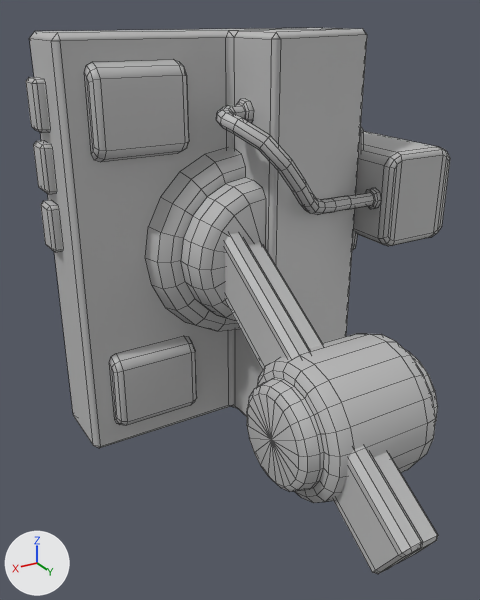
The FBX model Assets/Art/Meshes/RobotParts/sm_robot_part_head_02.fbx as it was, and as the next commit left it.
Both versions are drawn from a 50 mm lens placed at (0.171, 0.341, 1.916), pointed at (0.009, 0.07, 1.781). The lights are fixed; the arrows at lower left show +X, +Y and +Z. Mesh edges are drawn as thin lines. Where no turn or scale is listed for an object, it has been applied to the vertices.

In view in the first picture: 'head_02'.
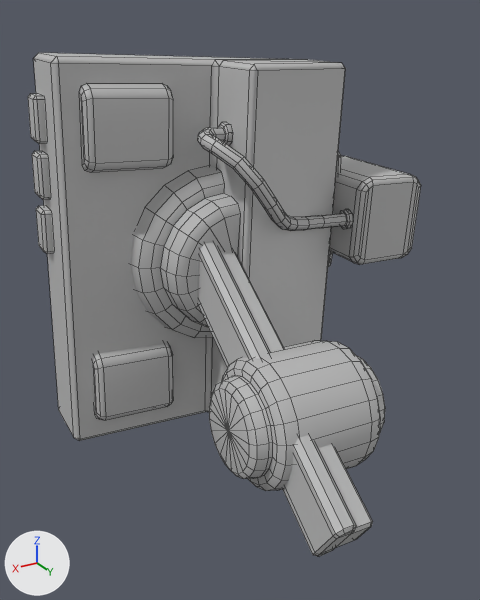
Pixel boxes (x1, y1, x2, y2) of what changed, in the pictures (480 x 600 px; the box of a moved part takes in the faces that stretch with it):
'head_02', reshaped (7% narrower, 8% shorter)
    before: (26, 28, 450, 574)
    after: (28, 53, 421, 556)
part 1 of me_mesh, moved or reshaped
    before: (247, 334, 438, 503)
    after: (209, 340, 385, 491)
part 2 of me_mesh, moved or reshaped
    before: (224, 233, 438, 574)
    after: (198, 242, 373, 556)
part 3 of me_mesh, moved or reshaped
    before: (352, 231, 357, 251)
    after: (328, 250, 333, 267)
part 4 of me_mesh, moved or reshaped
    before: (353, 131, 450, 246)
    after: (329, 156, 421, 265)
part 5 of me_mesh, moved or reshaped
    before: (359, 127, 364, 153)
    after: (336, 151, 341, 176)
part 6 of me_mesh, moved or reshaped
    before: (30, 28, 367, 448)
    after: (33, 53, 346, 441)
part 7 of me_mesh, moved or reshaped
    before: (216, 99, 382, 215)
    after: (198, 122, 353, 231)
part 8 of me_mesh, moved or reshaped
    before: (85, 59, 189, 162)
    after: (79, 83, 173, 173)
part 9 of me_mesh, moved or reshaped
    before: (110, 336, 197, 426)
    after: (92, 343, 173, 421)
part 10 of me_mesh, moved or reshaped
    before: (41, 200, 62, 252)
    after: (36, 205, 54, 254)
part 11 of me_mesh, moved or reshaped
    before: (33, 141, 56, 194)
    after: (32, 151, 50, 200)
part 12 of me_mesh, moved or reshaped
    before: (26, 77, 49, 133)
    after: (28, 93, 46, 144)
part 13 of me_mesh, moved or reshaped
    before: (145, 148, 266, 331)
    after: (131, 166, 241, 338)

Diff of the bpy script that builds the scene:
```diff
--- a/Assets/Art/Meshes/RobotParts/sm_robot_part_head_02.fbx.py
+++ b/Assets/Art/Meshes/RobotParts/sm_robot_part_head_02.fbx.py
@@ me_mesh @@
-me_mesh.from_pydata(...)  # 1009 vertices, 964 faces; spans x -0.139..0.089, y -0.113..0.111, z -0.051..0.161
+me_mesh.from_pydata(...)  # 1009 vertices, 964 faces; spans x -0.144..0.086, y -0.138..0.082, z -0.072..0.15
+# me_mesh part 1: the loose piece of 282 vertices spanning x -0.04..0.037, y 0.01..0.077, z -0.033..0.033 is multiplied about its middle by the matrix ((0.998, 0.039, -0.053), (-0.042, 0.997, -0.033), (0.048, 0.029, 0.979)), then moved by (0.004, -0.029, -0.014)
+# me_mesh part 2: the loose piece of 48 vertices spanning x -0.001..0.022, y -0.053..0.111, z -0.04..0.08 is multiplied about its middle by the matrix ((0.993, 0.041, -0.047), (-0.041, 0.994, -0.018), (0.046, 0.02, 0.994)), then moved by (0.002, -0.029, -0.013)
+# me_mesh part 3: the loose piece of 24 vertices spanning x -0.096..-0.089, y -0.092..-0.059, z 0.029..0.049 is multiplied about its middle by the matrix ((0.998, 0.036, -0.045), (-0.036, 0.999, 0.0), (0.045, 0.002, 0.999)), then moved by (-0.002, -0.025, -0.02)
+# me_mesh part 4: the loose piece of 72 vertices spanning x -0.139..-0.089, y -0.106..-0.031, z 0.042..0.097 is multiplied about its middle by the matrix ((0.998, 0.036, -0.047), (-0.036, 0.999, 0.003), (0.047, -0.001, 0.999)), then moved by (-0.003, -0.025, -0.02)
+# me_mesh part 5: the loose piece of 24 vertices spanning x -0.096..-0.089, y -0.092..-0.059, z 0.089..0.11 is moved by (-0.005, -0.025, -0.019)
+# me_mesh part 6: the loose piece of 66 vertices spanning x -0.089..0.084, y -0.096..-0.018, z -0.051..0.161 is multiplied about its middle by the matrix ((0.998, 0.037, -0.047), (-0.038, 1.01, -0.005), (0.049, 0.005, 1.011)), then moved by (-0.003, -0.028, -0.016)
+# me_mesh part 7: the loose piece of 184 vertices spanning x -0.089..0.02, y -0.047..-0.005, z 0.064..0.131 is multiplied about its middle by the matrix ((0.998, 0.035, -0.049), (-0.035, 0.999, 0.002), (0.049, -0.001, 0.999)), then moved by (-0.003, -0.027, -0.016)
+# me_mesh part 8: the loose piece of 36 vertices spanning x 0.025..0.072, y -0.056..-0.047, z 0.105..0.149 is multiplied about its middle by the matrix ((0.998, 0.036, -0.048), (-0.036, 0.999, 0.003), (0.048, -0.001, 0.999)), then moved by (-0.006, -0.03, -0.012)
+# me_mesh part 9: the loose piece of 36 vertices spanning x 0.025..0.072, y -0.056..-0.047, z -0.038..0.006 is multiplied about its middle by the matrix ((1.007, 0.042, -0.061), (-0.044, 1.008, -0.034), (0.06, 0.037, 1.008)), then moved by (0.001, -0.03, -0.014)
+# me_mesh part 10: the loose piece of 20 vertices spanning x 0.084..0.089, y -0.091..-0.077, z 0.058..0.082 is moved by (-0.004, -0.032, -0.011)
+# me_mesh part 11: the loose piece of 20 vertices spanning x 0.084..0.089, y -0.091..-0.077, z 0.088..0.111 is moved by (-0.006, -0.032, -0.011)
+# me_mesh part 12: the loose piece of 20 vertices spanning x 0.084..0.089, y -0.091..-0.077, z 0.117..0.141 is moved by (-0.007, -0.031, -0.011)
+# me_mesh part 13: 78 of 1009 vertices moved; they spanned x -0.002..0.049, y -0.056..-0.023, z 0.004..0.106 and now span x -0.007..0.046, y -0.087..-0.051, z -0.014..0.091; mean shift (-0.002, -0.03, -0.015); largest move (-0.002, -0.023, 0.055) -> (-0.004, -0.053, 0.038)
 me_mesh.materials.append(mat_lambert27)
```
